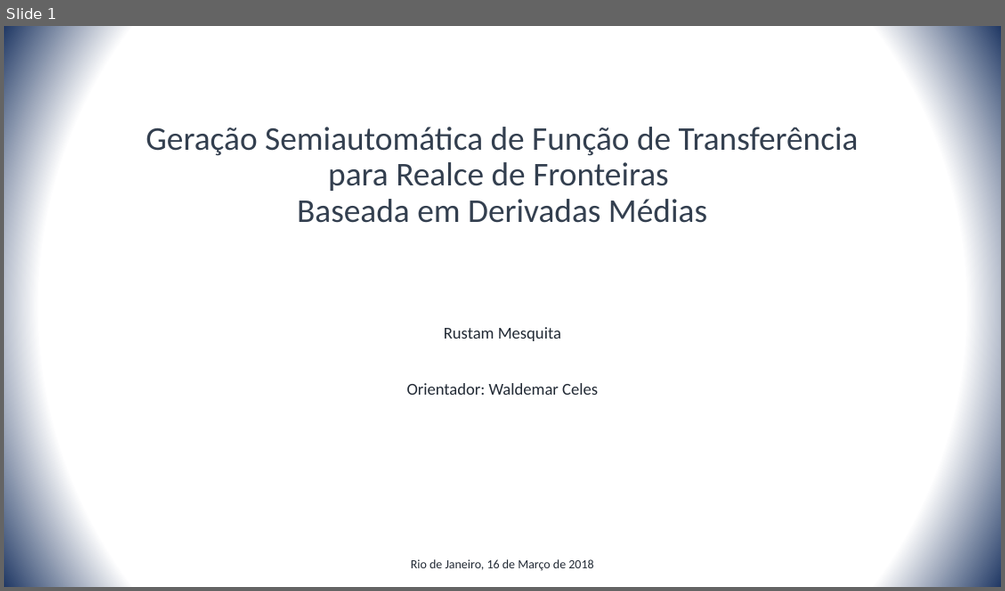
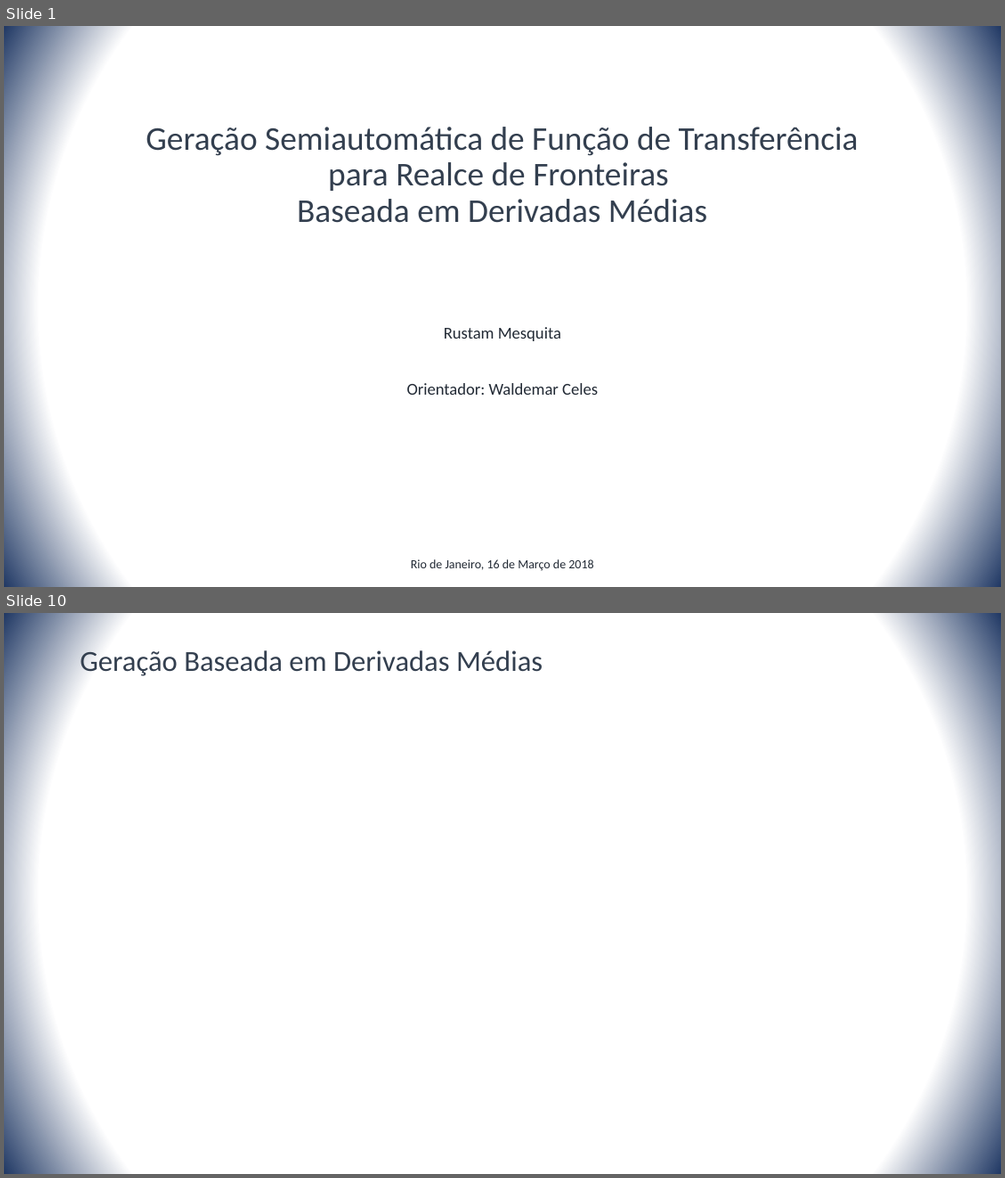
Before and after one commit to rustanitu/atfgtex, a slide deck: presentation/presentation.pptm. Shown one above the other, each under a label of ours: slide 1 before the commit, slides 1 and 10 after it; the slides between them are not shown. The pictures are 1005x591 and 1005x1178 pixels, drawn with LibreOffice and Linux fonts; fonts in the diff are those of the drawing. Boxes give left, top, right and bottom in pixels: in the first picture for what was removed or moved away, otherwise in the second. Text is boxed around its words. In the diff, an @@ line names an element or a change of style, - is before the commit and + after.

```diff
--- a/presentation/presentation.pptm
+++ b/presentation/presentation.pptm
@@ slide 10 added at bbox=[4, 613, 1001, 1174], background gradient #FFFFFF to #203864 @@
@@ title added at bbox=[80, 648, 542, 676], 28 pt, text #333F50 @@
+Geração Baseada em Derivadas Médias
```
Also in this commit, not shown: 13 other slides added, 4 slides removed.
